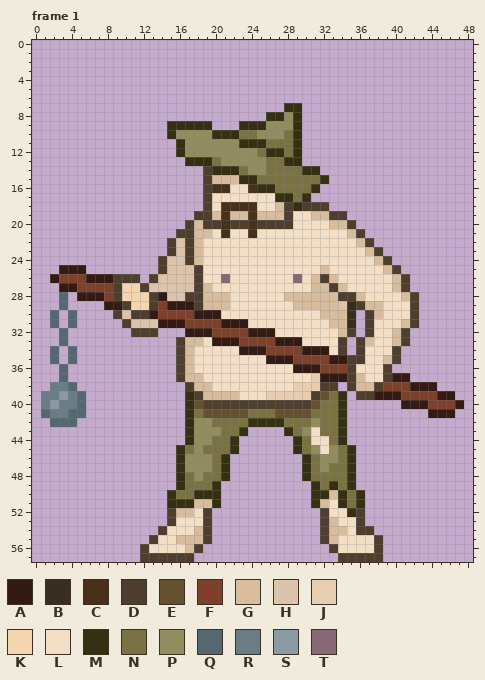
Two versions of one pixel-art file, Assets/Tale and Ale Resources/Monsters/Peasant/Peasant2_alternative_animated.aseprite. This is how it looked before the edit.
96x96 pixels, 4 frames. Colours within 5 levels of each other are drawn and written as one. Shown: frame 1. The old version is drawn lined up with the new one, on the new canvas. The commit also changed other frames, which this record leaves out.
Palette (. is transparent): A #331a12  B #392d20  C #48311a  D #4d3e2e  E #65502f  F #7d402b  G #d7bc9d  H #dbc4ab  J #e7ceb1  K #f4d5b0  L #f3dec6  M #363012  N #7b7243  P #928d5f  Q #556871  R #6a7d86  S #8a9aa2  T #866974
New version:
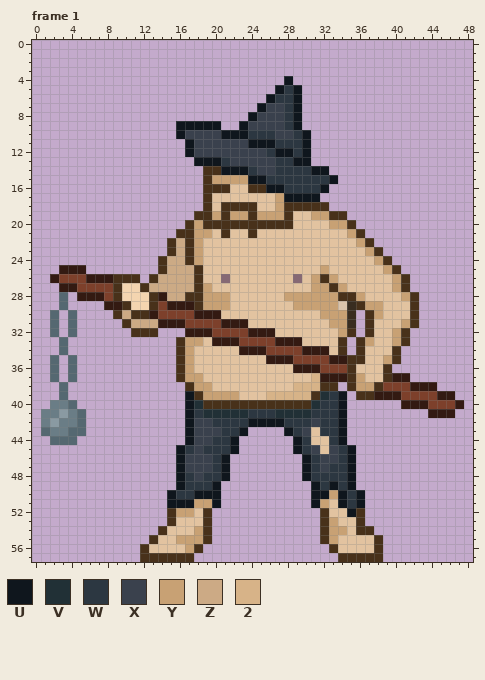
Colours new in this view: U #0f161d  V #213036  W #2c3741  X #3a414d  Y #c8a174  Z #ccaa85  2 #d7b388
Changes in this commit:
canvas 96x96 -> 49x58, the old top-left corner now at -24,-38 (the part of the old canvas that was cut away was empty and is not shown)
colour L: #f3dec6 -> #e2c3a0
Frame 1:
y 4: x 28 . -> U
y 5: x 27..29 ... -> UWU
y 6: x 26..29 .... -> UWWU
y 7: x 25..29 ...MM -> UXXWU
y 8: x 24..29 ..MMPM -> UXXXWU
y 9: x 15..20 MMMMM. -> .UUUUU; x 23..29 MMMPPPM -> UXXXXWU
y 10: x 15..30 MPPPPMMMNNPPPNM. -> .UXXXXUUUWWWXXWU
y 11: x 16..30 MPPPPPPMMMNNNM. -> .UXXXXXXUUUWWWU
y 12: x 16..30 MPPPPPPPPNMMNM. -> .UXXXXXXXXWUUWU
y 13: x 17..30 MMMNPPPPPNNMM. -> .UUUWXXXXXWWUU
y 14: x 19..32 DMMMNPPNNNNMM. -> CCUUUWXXWWWWUU
y 15: x 19..33 DGGGMMNNNNNNNM. -> CYYYYUUWWWWWWWU
y 16: x 19 D -> C; x 25..32 MMNNNNM. -> CUUWWWWU
y 17: x 19 D -> C; x 27..31 MMNM. -> YUUUU
y 18: x 19 D -> C; x 27..32 GDMDDD -> YCCCCC
y 19: x 18..20 DDG -> CCY; x 22..23 GG -> YY; x 25..28 GGGD -> YYYC; x 31..34 GGDD -> YYCC
y 20: x 17..20 DGDD -> CYCC; x 22..23 DD -> CC; x 25..28 DDDD -> CCCC; x 33..35 GGD -> YYC
y 21: x 16..19 DDGG -> CCYY; x 35..36 GD -> YC
y 22: x 15..18 DHDG -> CZCY; x 36..37 GD -> YC
y 23: x 15..18 DHDG -> CZCY; x 37..38 GD -> YC
y 24: x 14..18 DHHDG -> CZZCY; x 38..39 GD -> YC
y 25: x 14..18 DHHHD -> CZZZC; x 32 G -> Y; x 39..40 GD -> YC
y 26: x 9..11 DDD -> CCC; x 13..18 DHHHHD -> CZZZZC; x 31..33 GDG -> YCY; x 40..41 GD -> YC
y 27: x 9 D -> C; x 12..19 DHHHHHDG -> CZZZZZCY; x 31..34 GGDG -> YYCY; x 40..41 GD -> YC
y 28: x 9 D -> C; x 13 D -> C; x 15..21 HHDDGGG -> ZZCCYYY; x 28..36 GGGGGGDDG -> YYYYYYCCY; x 41..42 GD -> YC
y 29: x 10 D -> C; x 13 D -> C; x 18..21 DGGG -> CYYY; x 29..33 GGGGG -> YYYYY; x 36..38 DGG -> CYY; x 42 D -> C
y 30: x 9..12 DHDD -> CZCC; x 32..34 GGG -> YYY; x 37..38 DG -> CY; x 42 D -> C
y 31: x 10..13 DHHH -> CZZZ; x 33..34 GG -> YY; x 37 D -> C; x 41..42 GD -> YC
y 32: x 2..4 .Q. -> Q.Q; x 11..13 DDD -> CCC; x 34..35 GD -> YC; x 37 D -> C; x 40..41 GD -> YC
y 33: x 16..18 DGG -> CYY; x 34 D -> C; x 36..37 DG -> CY; x 40..41 GD -> YC
y 34: x 2..4 Q.Q -> .Q.; x 16..17 DG -> CY; x 34 D -> C; x 36 D -> C; x 40 D -> C
y 35: x 16..17 DG -> CY; x 35..36 DD -> CC; x 39..40 GD -> YC
y 36: x 2..4 .Q. -> Q.Q; x 16..17 DG -> CY; x 35 D -> C; x 39 D -> C
y 37: x 2..4 .Q. -> Q.Q; x 16..18 DGG -> CYY; x 31 J -> 2; x 35..36 DG -> CY; x 39 D -> C
y 38: x 2..4 RRQ -> .Q.; x 17..19 DGG -> CYY; x 29..33 JJJDD -> 222CC; x 35..38 DGGD -> CYYC
y 39: x 1..5 RRSRQ -> ..Q..; x 17..22 MDGGGG -> UCYYYY; x 26..34 JJJJJDENM -> 22222CVWU; x 36..37 DD -> CC
y 40: x 1..2 RS -> .R; x 4..5 RQ -> Q.; x 17..34 MEDDDDDDDDDDDDENNM -> UVCCCCCCCCCCCCVWWU
y 41: x 1 Q -> R; x 3..4 RQ -> SR; x 17..34 MNEEEEENNNEEEENNNM -> UWVVVVVWWWVVVVWWWU
y 42: x 1..5 .QQQ. -> RSRRQ; x 17..34 MPPNNNNMMMMNNNPNNM -> UXXWWWWUUUUWWWXWWU
y 43: x 1..5 ..... -> QRRQQ; x 17..23 MPPPNNM -> UXXXWWU; x 28..30 MNP -> UWX; x 32..34 NNM -> WWU
y 44: x 2..4 ... -> QQQ; x 17..22 MPPNNM -> UXXWWU; x 29..30 MN -> UW; x 33..34 NM -> WU
y 45: x 16..22 MNPNNNM -> UWXWWWU; x 29..31 MNP -> UWX; x 33..35 PNM -> XWU
y 46: x 16..21 MPPPNM -> UXXXWU; x 30..35 MNPPNM -> UWXXWU
y 47: x 16..21 MPPPNM -> UXXXWU; x 30..35 MNPNNM -> UWXWWU
y 48: x 16..21 MNPNNM -> UWXWWU; x 30..35 MNNNNM -> UWWWWU
y 49: x 16..20 MNNNM -> UWWWU; x 31..35 MNMNM -> UWUWU
y 50: x 15..20 MNNMMM -> UWWUUU; x 31..36 MMGMNM -> UUYUWU
y 51: x 15..20 MMMGGM -> UUUYYU; x 31..32 MG -> UY; x 34..36 MNM -> UWU
y 52: x 15..17 DGG -> CYY; x 19 D -> C; x 32 D -> C; x 35..36 MD -> UC
y 53: x 15 D -> C; x 19 D -> C; x 32..33 DG -> CY; x 36 D -> C
y 54: x 14 D -> C; x 18..19 GD -> YC; x 32..34 DGG -> CYY; x 36..37 DD -> CC
y 55: x 13 D -> C; x 16..19 GGGD -> YYYC; x 32..33 DG -> CY; x 38 D -> C
y 56: x 12 D -> C; x 17..18 GD -> YC; x 33 D -> C; x 38 D -> C
y 57: x 12..17 DDDDDD -> CCCCCC; x 34..38 DDDDD -> CCCCC
Pixel boxes of the changes (left, top, right, bottom) in both pictures:
changed: (113, 76, 419, 562)
changed: (41, 328, 86, 445)
